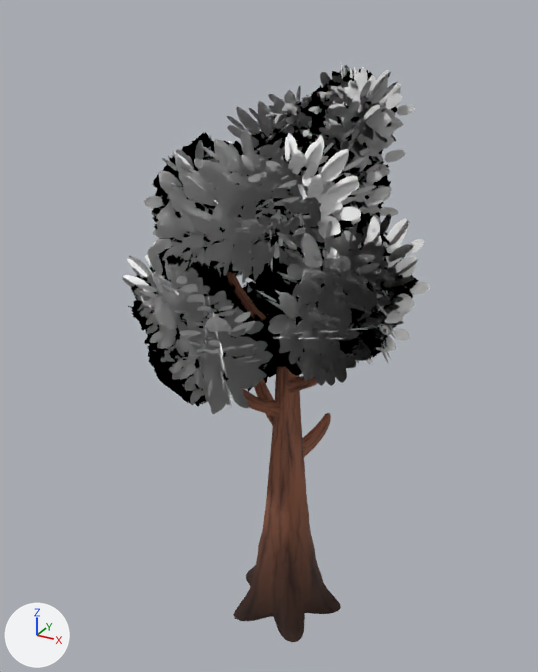
The glTF model apps/client/src/props/art-study/source-nature/broadleaf-sheltered-crown.glb, before and after one commit.
Camera for both pictures: a camera (50 mm lens) standing at (2.46, -4.73, 4.93) and looking at (-0.14, 0.0, 2.56). Every picture has the same lights, and +X, +Y and +Z are marked at lower left. The older version comes first. Where no turn or scale is listed for an object, it has been applied to the vertices. Vertices at exactly the same position are counted once.

The scene before the commit, as lines of its bpy script (objects in view):
```python
me_tree_001 = bpy.data.meshes.new('tree.001')
me_tree_001.from_pydata(...)  # 3600 vertices, 3182 faces; spans x -1.31..1.2, y -1.41..1.48, z -0.17..4.63
# faces by material slot: [1882, 1300]
me_tree_001.materials.append(mat_bark_normaltree_002)
me_tree_001.materials.append(mat_leaves_normaltree_002)
ob_broadleaf_sheltered_crown_runtime_mesh = bpy.data.objects.new('broadleaf-sheltered-crown runtime mesh', me_tree_001)
ob_broadleaf_sheltered_crown_runtime_mesh.location = (0.053, -0.036, 0.166)
```
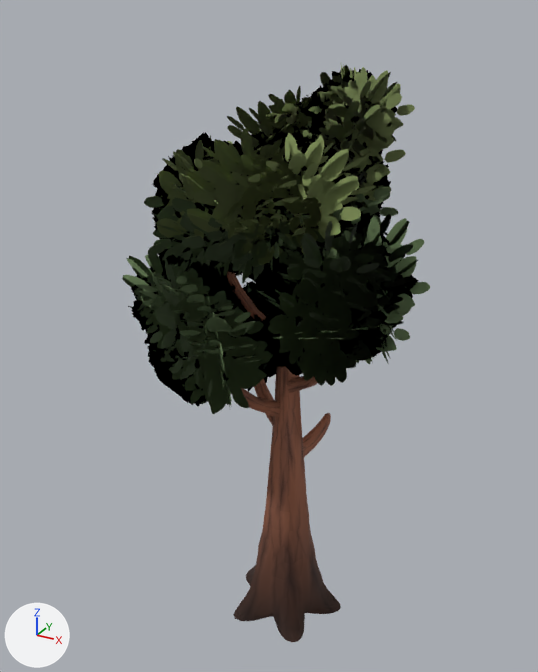
Where the change shows, as pixel boxes (x1, y1, x2, y2) in the pictures (538 x 672 px):
'broadleaf-sheltered-crown runtime mesh', shading changed, recoloured (darker): (122, 65, 430, 414) in both
part 2 of me_tree_001, recoloured (darker): (122, 172, 430, 414) in both
part 3 of me_tree_001, recoloured (white to green): (151, 65, 415, 265) in both

The change, as a list of edits to the scene's bpy script:
```text
Change me_tree_001:
    where me_tree_001.from_pydata(...)  # 3600 vertices, 3182 faces; spans x -1.31..1.2, y -1.41..1.48, z -0.17..4.63
    used by ob_broadleaf_sheltered_crown_runtime_mesh; location = (0.053, -0.036, 0.166)
    me_tree_001 part 1: its shading normals changed
    me_tree_001 part 2: 880 faces centred in x -0.97..0.91, y -1.01..0.92, z 1.94..3.43 are repainted in the vertex colours; the middle colour goes from white #ffffff to dark green #5b7049
    me_tree_001 part 3: 420 faces centred in x -0.94..0.5, y -0.72..1.13, z 3.43..4.29 are repainted in the vertex colours; the middle colour goes from white #ffffff to green #809056
```
